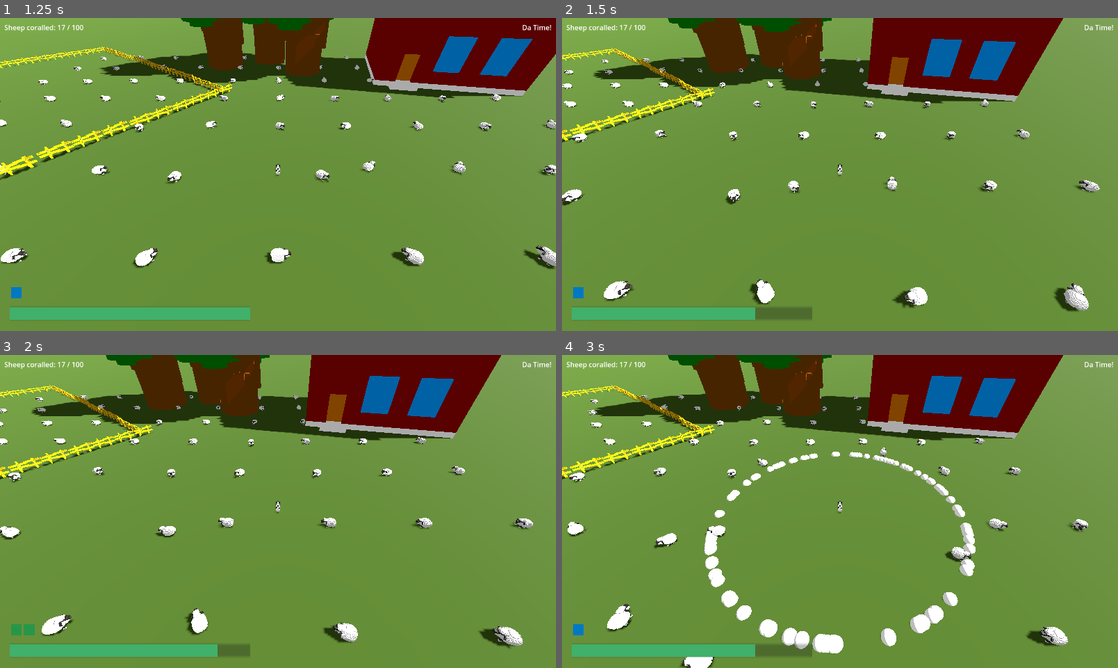
Above: before the commit, frames 1-4 (two rows, left to right).
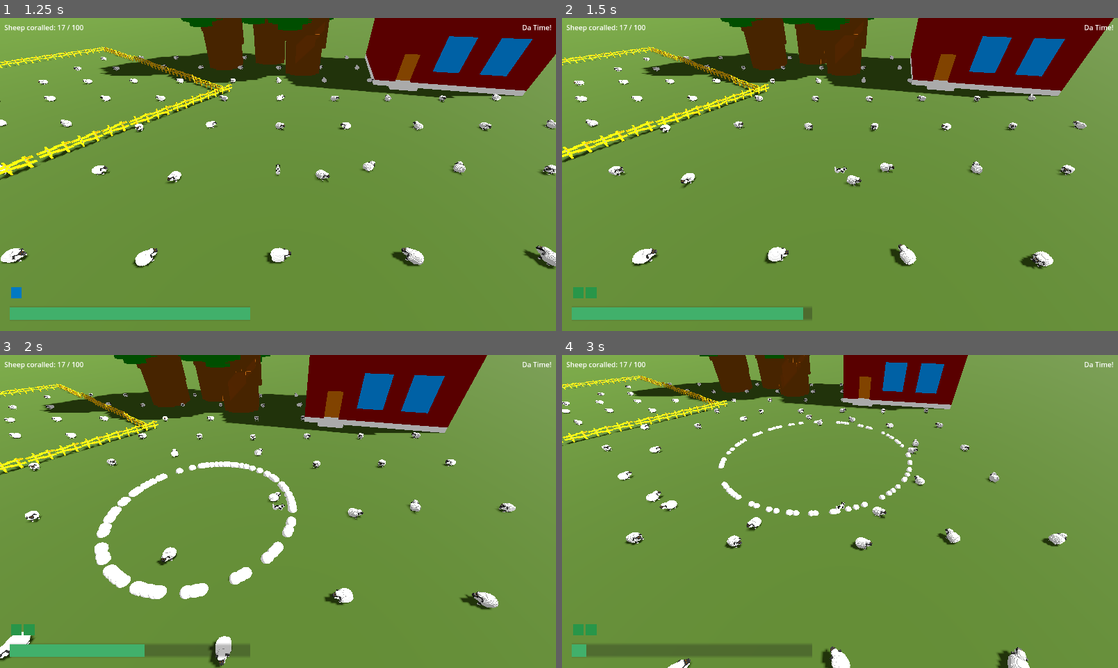
Above: after the commit, the same moments.

Repository: hunttis/ld-58
Game: Godot game, scene res://assets/scenes/master.tscn
Two runs of this game, one before a commit and one after it. Both use one fixed random seed, a clock stepped at 60 frames per second and the inputs below.
Inputs (mouse positions are in pixels of both pictures, inside the frame that each line leads up to):
- Up to frame 1 (1.25 s): click "Start" at 0.5 s
- Up to frame 2 (1.5 s): move the mouse to (962, 158) at 1.27 s; hold D (move_right, bound only after the commit) from 1.28 s (still down); hold E (ability_e, bound only before the commit) from 1.28 s (still down)
- Up to frame 3 (2 s): keep holding D (move_right, bound only after the commit); keep holding E (ability_e, bound only before the commit); tap Q (ability_q, bound only before the commit) at 1.55 s
- Up to frame 4 (3 s): move the mouse to (728, 527) at 2.02 s; release D (move_right, bound only after the commit) at 2.03 s; release E (ability_e, bound only before the commit) at 2.03 s; hold S (move_back, bound only after the commit) 2.03-2.78 s; tap Q (ability_q, bound only before the commit) at 2.1 s; tap W (ability_w, bound only before the commit) at 2.3 s; move the mouse to (895, 442) at 2.77 s; hold D (move_right, bound only after the commit) from 2.78 s (still down); hold W (ability_w, bound only before the commit) from 2.78 s (still down)

Frame 1 is identical in both runs. In frame 2, 19% of the frame differs, in the area x 0-100%, y 0-97%; in frame 3, 13%; in frame 4, 23%, in the area x 0-95%, y 0-100%.

Commit message:
keyboard movement controls

Diff:
--- a/assets/scenes/game/dog/dog.gd
+++ b/assets/scenes/game/dog/dog.gd
@@ -35,10 +35,10 @@
 
 func set_cur_stamina(new_val: float):
   cur_stamina = new_val
-  Events.stamina_change.emit(new_val/max_stamina)
+  Events.stamina_change.emit(new_val / max_stamina)
 
 
-func _set_move_state(new_state: Global.DOG_MOVE_STATE)->void:
+func _set_move_state(new_state: Global.DOG_MOVE_STATE) -> void:
   move_state = new_state
   Events.dog_move_state_change.emit(new_state)
   match new_state:
@@ -80,7 +80,7 @@
     move_and_slide()
 
     if move_state == Global.DOG_MOVE_STATE.SPRINT:
-      cur_stamina = max(cur_stamina - sprint_stamina_cost * delta ,0)
+      cur_stamina = max(cur_stamina - sprint_stamina_cost * delta, 0)
       if cur_stamina <= 0:
         move_state = Global.DOG_MOVE_STATE.NORMAL
 
@@ -101,7 +101,7 @@
 
 
 func _unhandled_input(event: InputEvent):
-    if event.is_action_pressed("ability_q"):
+    if event.is_action_pressed("ability_sprint"):
       match move_state:
         Global.DOG_MOVE_STATE.NORMAL:
           move_state = Global.DOG_MOVE_STATE.SPRINT
@@ -109,11 +109,11 @@
         Global.DOG_MOVE_STATE.SPRINT:
           move_state = Global.DOG_MOVE_STATE.NORMAL
 
-    if event.is_action_pressed("ability_w") && barkCooldown.is_stopped():
+    if event.is_action_pressed("ability_bark") && barkCooldown.is_stopped():
       _bark()
       barkCooldown.start(bark_cooldown)
 
-    if event.is_action_pressed("ability_e") && move_state != Global.DOG_MOVE_STATE.DASH:
+    if event.is_action_pressed("ability_dash") && move_state != Global.DOG_MOVE_STATE.DASH:
       _dash()
 
 func _bark():
--- a/project.godot
+++ b/project.godot
@@ -38,46 +38,46 @@
 "events": [Object(InputEventMouseButton,"resource_local_to_scene":false,"resource_name":"","device":-1,"window_id":0,"a …(253 unchanged characters)…
 ]
 }
-ability_q={
+ability_bark={
 "deadzone": 0.2,
 "events": [Object(InputEventKey,"resource_local_to_scene":false,"resource_name":"","device":-1,"window_id":0,"alt_press …(192 unchanged characters)…
-, Object(InputEventJoypadButton,"resource_local_to_scene":false,"resource_name":"","device":-1,"button_index":0,"pressure":0.0,"pressed":false,"script":null)
+, Object(InputEventJoypadButton,"resource_local_to_scene":false,"resource_name":"","device":-1,"button_index":1,"pressure":0.0,"pressed":false,"script":null)
 ]
 }
-ability_w={
+ability_sprint={
 "deadzone": 0.2,
-"events": [Object(InputEventKey,"resource_local_to_scene":false,"resource_name":"","device":-1,"window_id":0,"alt_pressed":false,"shift_pressed":false,"ctrl_pressed":false,"meta_pressed":false,"pressed":false,"keycode":0,"physical_keycode":87,"key_label":0,"unicode":119,"location":0,"echo":false,"script":null)
-, Object(InputEventJoypadButton,"resource_local_to_scene":false,"resource_name":"","device":-1,"button_index":2,"pressure":0.0,"pressed":false,"script":null)
+"events": [Object(InputEventJoypadButton,"resource_local_to_scene":false,"resource_name":"","device":-1,"button_index":2,"pressure":0.0,"pressed":false,"script":null)
+, Object(InputEventKey,"resource_local_to_scene":false,"resource_name":"","device":-1,"window_id":0,"alt_pressed":false,"shift_pressed":false,"ctrl_pressed":false,"meta_pressed":false,"pressed":false,"keycode":0,"physical_keycode":69,"key_label":0,"unicode":101,"location":0,"echo":false,"script":null)
 ]
 }
-ability_e={
+ability_dash={
 "deadzone": 0.2,
-"events": [Object(InputEventKey,"resource_local_to_scene":fa …(140 unchanged characters)… d":false,"keycode":0,"physical_keycode":69,"key_label":0,"unicode":101,"location":0,"echo":false,"script":null)
-]
-}
-ability_r={
-"deadzone": 0.2,
-"events": [Object(InputEventKey,"resource_local_to_scene":false,"resource_name":"","device":-1,"window_id":0,"alt_pressed":false,"shift_pressed":false,"ctrl_pressed":false,"meta_pressed":false,"pressed":false,"keycode":0,"physical_keycode":82,"key_label":0,"unicode":114,"location":0,"echo":false,"script":null)
+"events": [Object(InputEventKey,"resource_local_to_scene":fa …(140 unchanged characters)… d":false,"keycode":0,"physical_keycode":32,"key_label":0,"unicode":32,"location":0,"echo":false,"script":null)
+, Object(InputEventJoypadButton,"resource_local_to_scene":false,"resource_name":"","device":-1,"button_index":0,"pressure":0.0,"pressed":false,"script":null)
 ]
 }
 move_left={
 "deadzone": 0.2,
 "events": [Object(InputEventJoypadMotion,"resource_local_to_scene":false,"resource_name":"","device":-1,"axis":0,"axis_value":-1.0,"script":null)
+, Object(InputEventKey,"resource_local_to_scene":false,"resource_name":"","device":-1,"window_id":0,"alt_pressed":false,"shift_pressed":false,"ctrl_pressed":false,"meta_pressed":false,"pressed":false,"keycode":0,"physical_keycode":65,"key_label":0,"unicode":97,"location":0,"echo":false,"script":null)
 ]
 }
 move_right={
 "deadzone": 0.2,
 "events": [Object(InputEventJoypadMotion,"resource_local_to_scene":false,"resource_name":"","device":-1,"axis":0,"axis_value":1.0,"script":null)
+, Object(InputEventKey,"resource_local_to_scene":false,"resource_name":"","device":-1,"window_id":0,"alt_pressed":false,"shift_pressed":false,"ctrl_pressed":false,"meta_pressed":false,"pressed":false,"keycode":0,"physical_keycode":68,"key_label":0,"unicode":100,"location":0,"echo":false,"script":null)
 ]
 }
 move_forward={
 "deadzone": 0.2,
 "events": [Object(InputEventJoypadMotion,"resource_local_to_scene":false,"resource_name":"","device":-1,"axis":1,"axis_value":-1.0,"script":null)
+, Object(InputEventKey,"resource_local_to_scene":false,"resource_name":"","device":-1,"window_id":0,"alt_pressed":false,"shift_pressed":false,"ctrl_pressed":false,"meta_pressed":false,"pressed":false,"keycode":0,"physical_keycode":87,"key_label":0,"unicode":119,"location":0,"echo":false,"script":null)
 ]
 }
 move_back={
 "deadzone": 0.2,
 "events": [Object(InputEventJoypadMotion,"resource_local_to_scene":false,"resource_name":"","device":-1,"axis":1,"axis_value":1.0,"script":null)
+, Object(InputEventKey,"resource_local_to_scene":false,"resource_name":"","device":-1,"window_id":0,"alt_pressed":false,"shift_pressed":false,"ctrl_pressed":false,"meta_pressed":false,"pressed":false,"keycode":0,"physical_keycode":83,"key_label":0,"unicode":115,"location":0,"echo":false,"script":null)
 ]
 }
 
